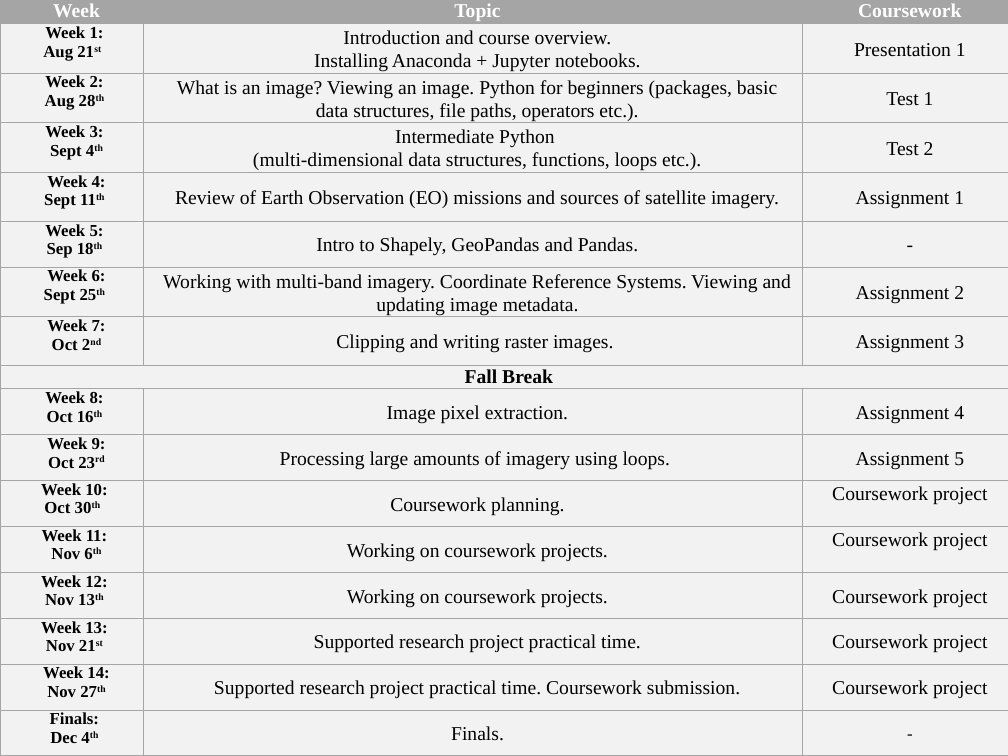
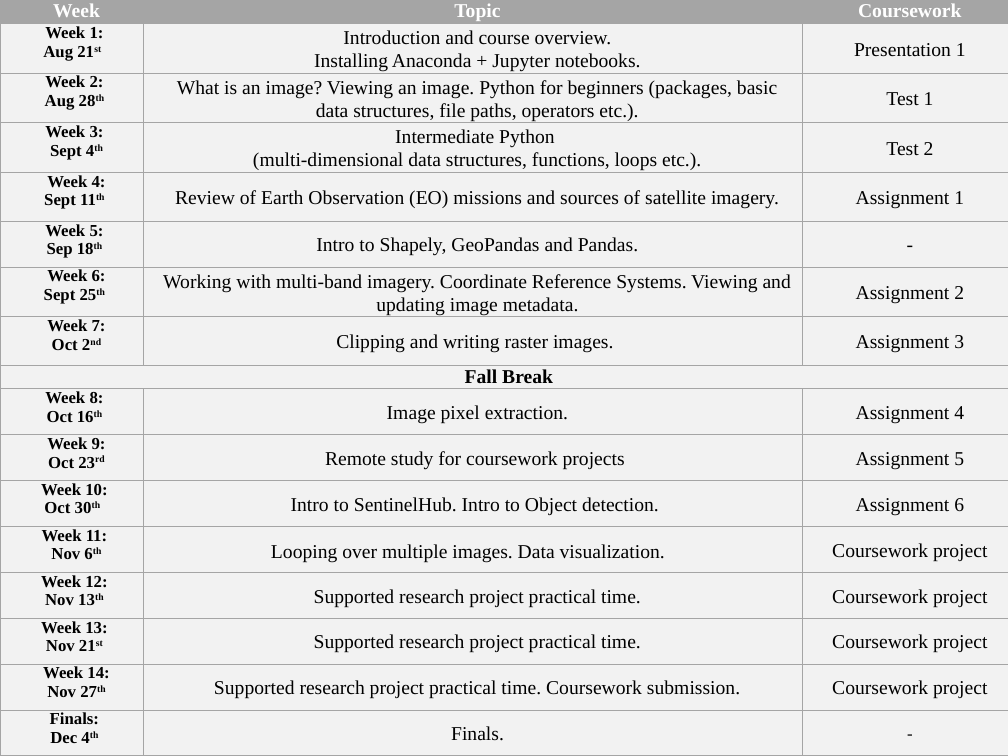
Before and after one commit to edwardoughton/satellite-image-analysis, a slide deck: slide 1 of syllabus/format.pptx. Drawn at 1008x756 pixels with LibreOffice and Linux fonts; fonts in the diff are those of the drawing. Boxes give left, top, right and bottom in pixels: in the first picture for what was removed or moved away, otherwise in the second. Text is boxed around its words. In the diff, an @@ line names an element or a change of style, - is before the commit and + after.

```diff
--- a/syllabus/format.pptx
+++ b/syllabus/format.pptx
@@ table at <box>0,0,1008,756</box> @@
-row 11, column 2: Processing large amounts of imagery using loops.
+row 11, column 2: Remote study for coursework projects
-row 12, column 2: Coursework planning.
+row 12, column 2: Intro to SentinelHub. Intro to Object detection.
-row 12, column 3: Coursework project
+row 12, column 3: Assignment 6
-row 13, column 2: Working on coursework projects.
+row 13, column 2: Looping over multiple images. Data visualization.
-row 14, column 2: Working on coursework projects.
+row 14, column 2: Supported research project practical time.
```
Also in this commit, not shown: 1 other slide changed, 19 other files.
